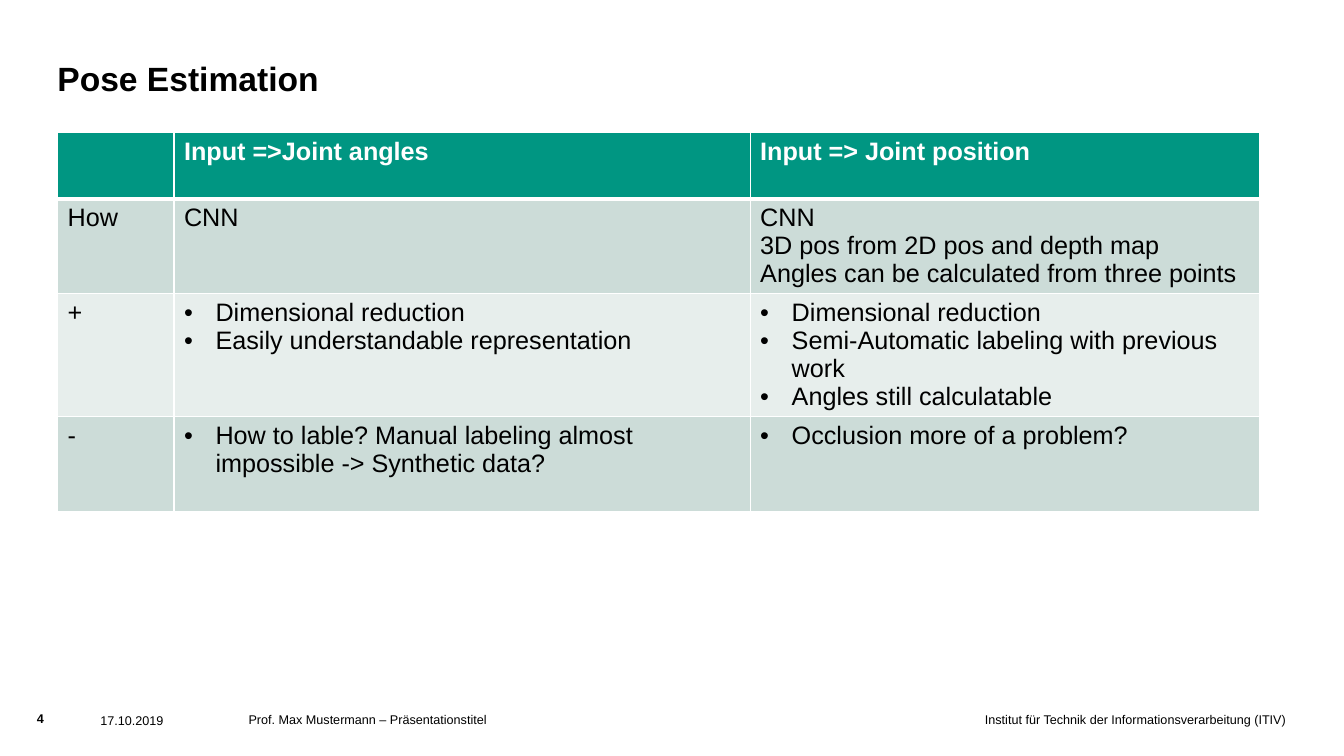
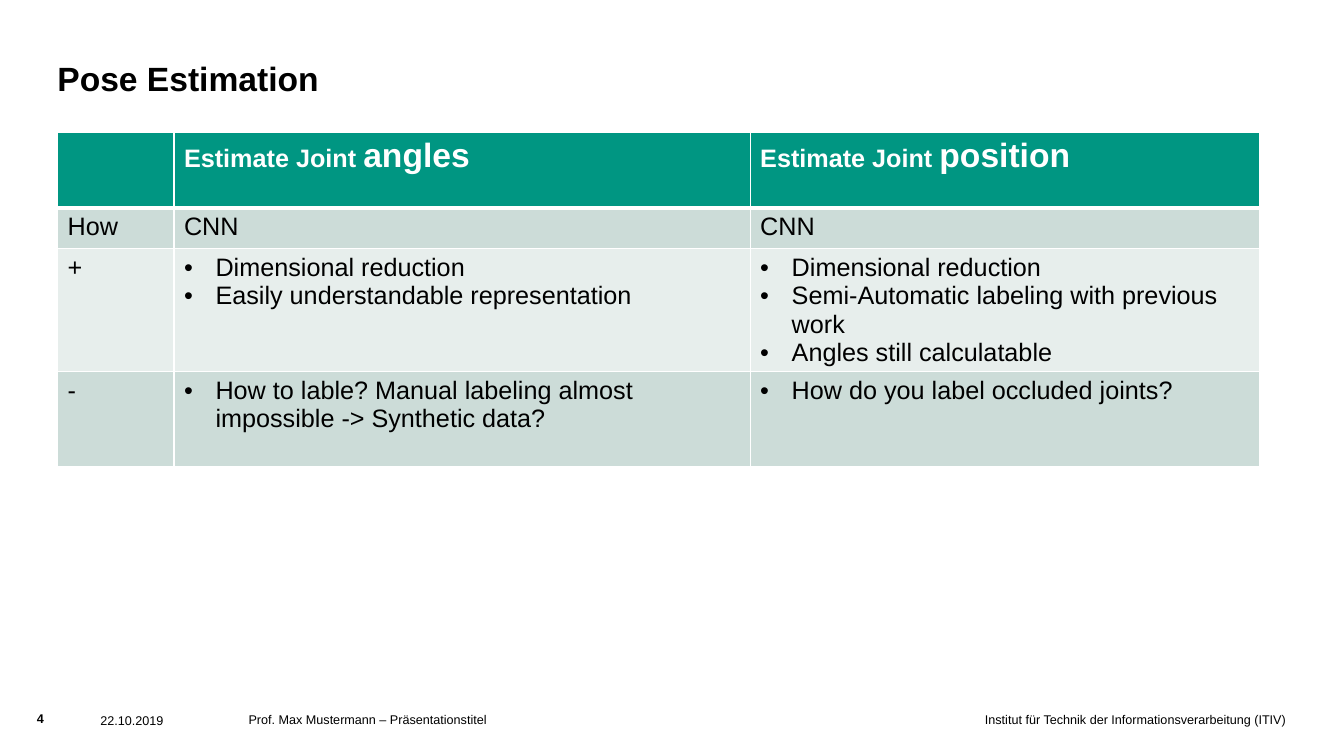
Before and after one commit to muellesi/master-thesis, a slide deck: slide 4 of Notes.pptx. Drawn at 1344x756 pixels with LibreOffice and Linux fonts; fonts in the diff are those of the drawing; background and template pictures are left out. Boxes give left, top, right and bottom in pixels: in the first picture for what was removed or moved away, otherwise in the second. Text is boxed around its words. In the diff, an @@ line names an element or a change of style, - is before the commit and + after.

```diff
--- a/Notes.pptx
+++ b/Notes.pptx
@@ table at (x1=57, y1=132, x2=1259, y2=486) @@
-row 1, column 2: Input =>Joint angles
+row 1, column 2: Estimate Joint angles
-row 1, column 3: Input => Joint position
+row 1, column 3: Estimate Joint position
-row 2, column 3: CNN / 3D pos from 2D pos and depth map / Angles can be calculated from three points
+row 2, column 3: CNN
-row 4, column 3: Occlusion more of a problem?
+row 4, column 3: How do you label occluded joints?
@@ text at (x1=100, y1=716, x2=163, y2=725): text changed @@
-17.10.2019
+22.10.2019
```
Also in this commit, not shown: 7 other slides changed, 19 slides added.
